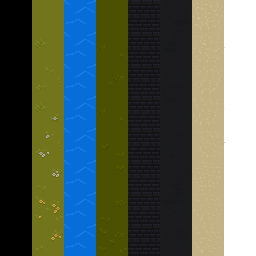
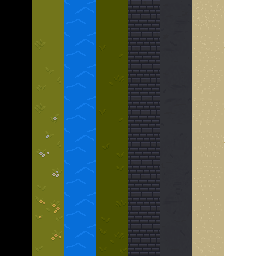
Comparing the layer stacks of the two 256×256 images. Changes:
removed layer "Layer #4" (was merge, 70%) over (x1=128, y1=0, x2=192, y2=256)
removed layer "Layer #3" over (x1=162, y1=1, x2=192, y2=256)
removed layer "Layer #2" (was soft light, 35%) over (x1=128, y1=0, x2=192, y2=256)
removed layer "Вставленный слой #4" over (x1=128, y1=0, x2=160, y2=256)
painted on "Вставленный слой #3" over (x1=128, y1=0, x2=192, y2=256)
